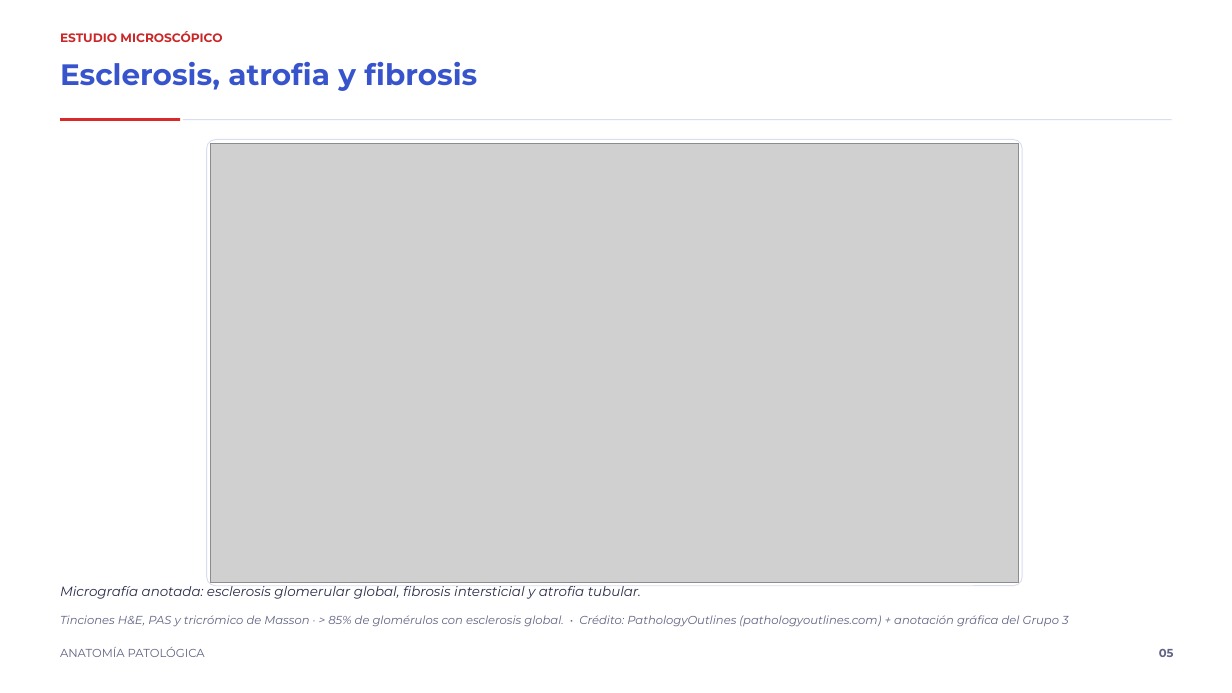
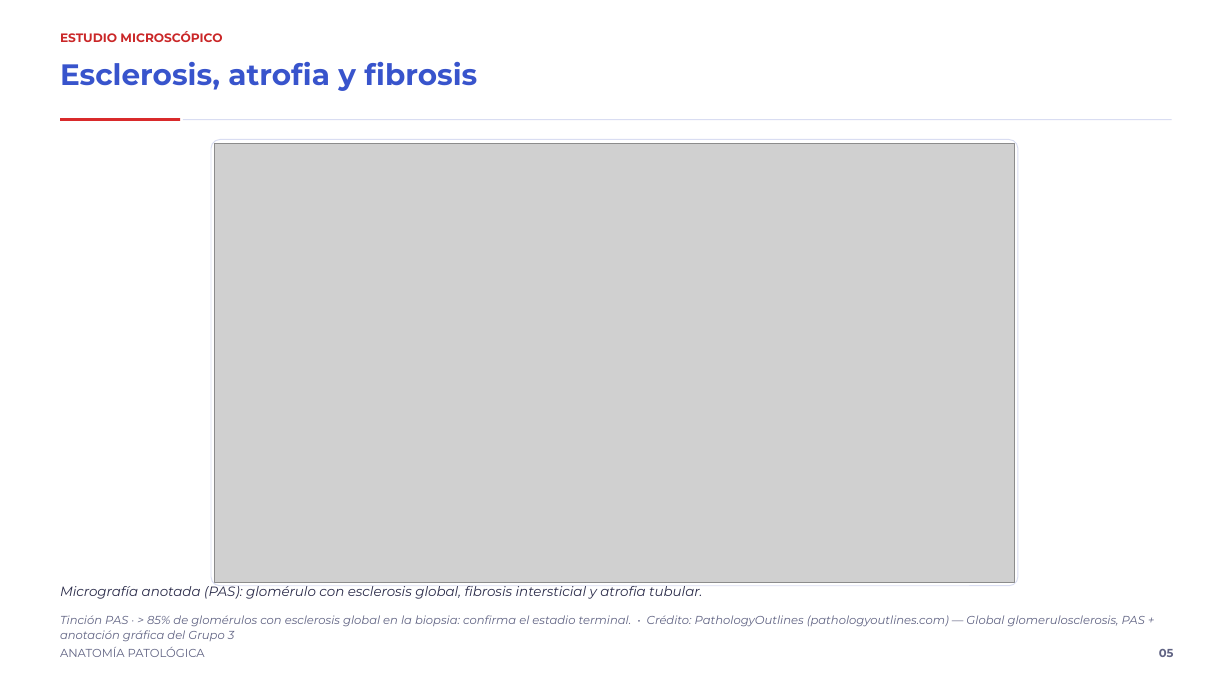
Before and after one commit to rpsin9096/slide-repo-v1, a slide deck: slide 5 of tema3-glomerulonefritis/tema3_glomerulonefritis_cronica.pptx. Drawn at 1232x693 pixels with LibreOffice and Linux fonts; fonts in the diff are those of the drawing; grey boxes stand for pictures. Boxes give left, top, right and bottom in pixels: in the first picture for what was removed or moved away, otherwise in the second. Text is boxed around its words. In the diff, an @@ line names an element or a change of style, - is before the commit and + after.

```diff
--- a/tema3-glomerulonefritis/tema3_glomerulonefritis_cronica.pptx
+++ b/tema3-glomerulonefritis/tema3_glomerulonefritis_cronica.pptx
@@ rounded rectangle: place and size @@
-rounded rectangle at (207,140,1023,586)
+rounded rectangle at (211,140,1018,586)
@@ picture: place and size @@
-picture at (211,143,1019,582)
+picture at (214,143,1014,582)
@@ text at (60,586,702,599): text changed @@
-Micrografía anotada: esclerosis glomerular global, fibrosis intersticial y atrofia tubular.
+Micrografía anotada (PAS): glomérulo con esclerosis global, fibrosis intersticial y atrofia tubular.
@@ text at (60,615,1145,642): text changed @@
-Tinciones H&E, PAS y tricrómico de Masson · > 85% de glomérulos con esclerosis global. • Crédito: PathologyOutlines (pathologyoutlines.com) + anotación gráfica del Grupo 3
+Tinción PAS · > 85% de glomérulos con esclerosis global en la biopsia: confirma el estadio terminal. • Crédito: PathologyOutlines (pathologyoutlines.com) — Global glomerulosclerosis, PAS + anotación gráfica del Grupo 3
```
Also in this commit, not shown: 7 other files.
